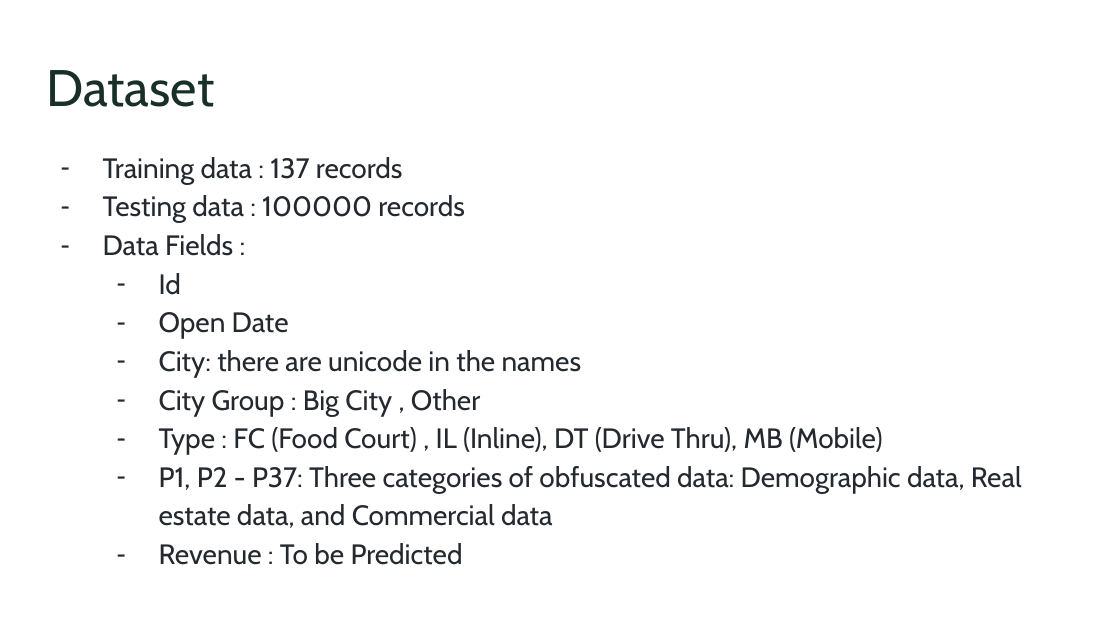
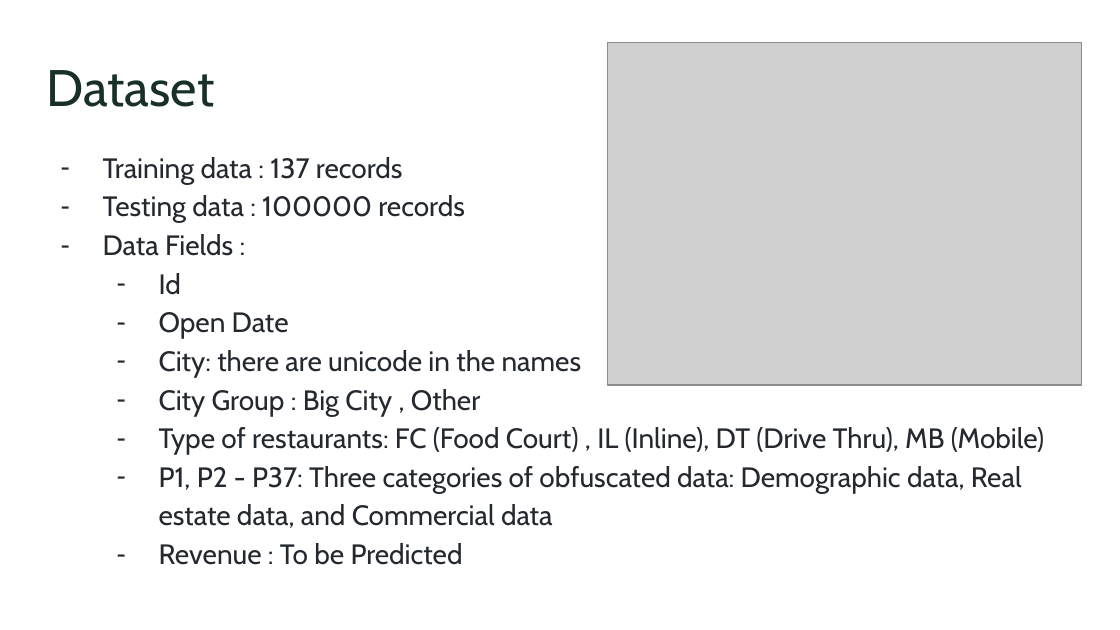
Before and after one commit to ji1l/ml2, a slide deck: slide 3 of Restaurant Revenue Prediction.pptx. Drawn at 1120x630 pixels with LibreOffice and Linux fonts; fonts in the diff are those of the drawing; grey boxes stand for pictures; background and template pictures are left out. Boxes give left, top, right and bottom in pixels: in the first picture for what was removed or moved away, otherwise in the second. Text is boxed around its words. In the diff, an @@ line names an element or a change of style, - is before the commit and + after.

```diff
--- a/Restaurant Revenue Prediction.pptx
+++ b/Restaurant Revenue Prediction.pptx
@@ picture added at (607,43,1082,385) @@
@@ text at (159,427,1044,455): text changed @@
-  – Type : FC (Food Court) , IL (Inline), DT (Drive Thru), MB (Mobile)
+  – Type of restaurants: FC (Food Court) , IL (Inline), DT (Drive Thru), MB (Mobile)
```
Also in this commit, not shown: 1 other slide changed.
